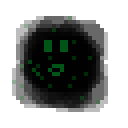
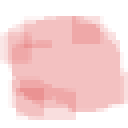
Layered file, before and after one edit (128px x 128px). Changes by layer:
added layer "Bug Armour" above "Bug" over [left=0, top=16, right=128, bottom=120]
hid "Bug_Frame_3" over [left=12, top=16, right=108, bottom=112]
